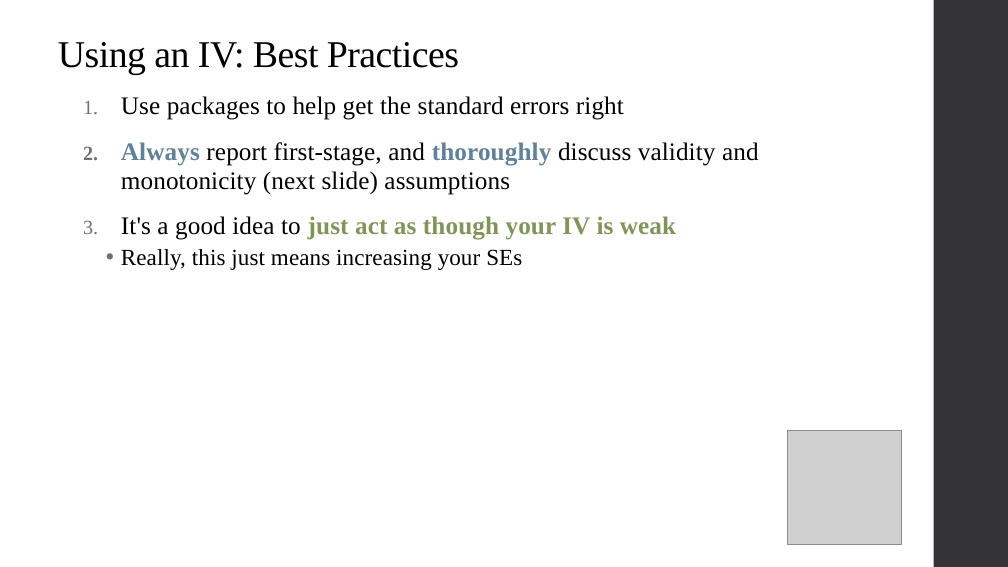
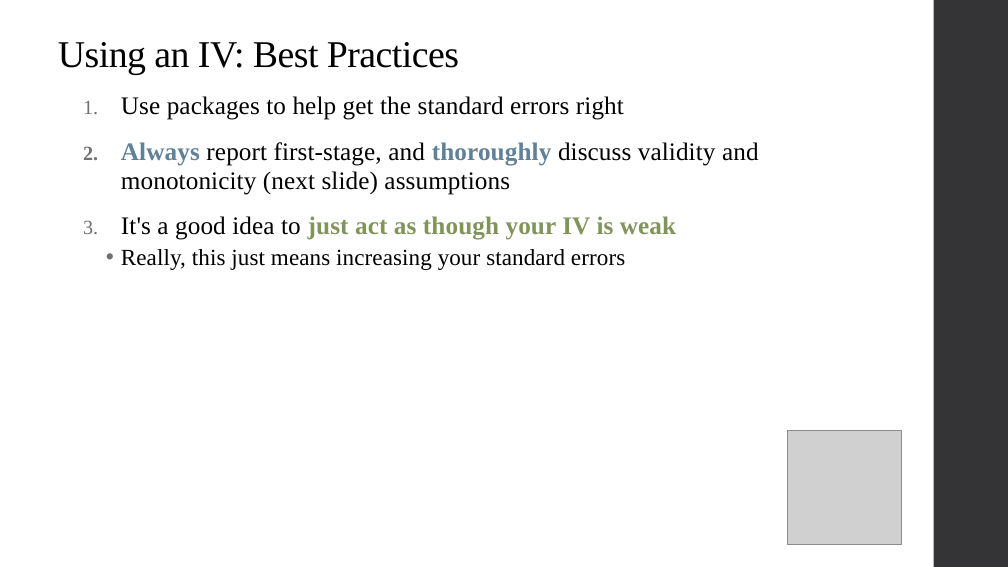
Before and after one commit to qiufei/fork-HAD5744, a slide deck: slide 40 of Lecture6_IV/Lecture6_IVEstimation_2022F.pptx. Drawn at 1008x567 pixels with LibreOffice and Linux fonts; fonts in the diff are those of the drawing; grey boxes stand for pictures. Boxes give left, top, right and bottom in pixels: in the first picture for what was removed or moved away, otherwise in the second. Text is boxed around its words. In the diff, an @@ line names an element or a change of style, - is before the commit and + after.

```diff
--- a/Lecture6_IV/Lecture6_IVEstimation_2022F.pptx
+++ b/Lecture6_IV/Lecture6_IVEstimation_2022F.pptx
@@ text at box(121, 249, 625, 270): text changed @@
-  • Really, this just means increasing your SEs
+  • Really, this just means increasing your standard errors
```
Also in this commit, not shown: 6 other slides changed, 12 other files.
